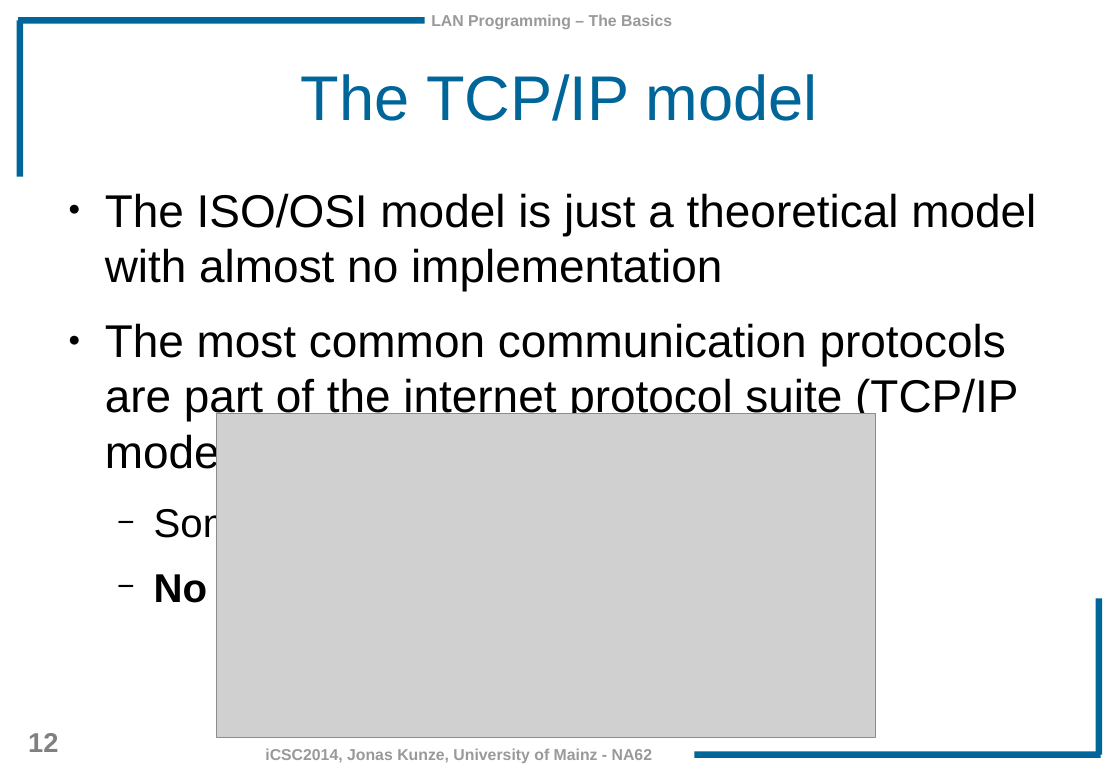
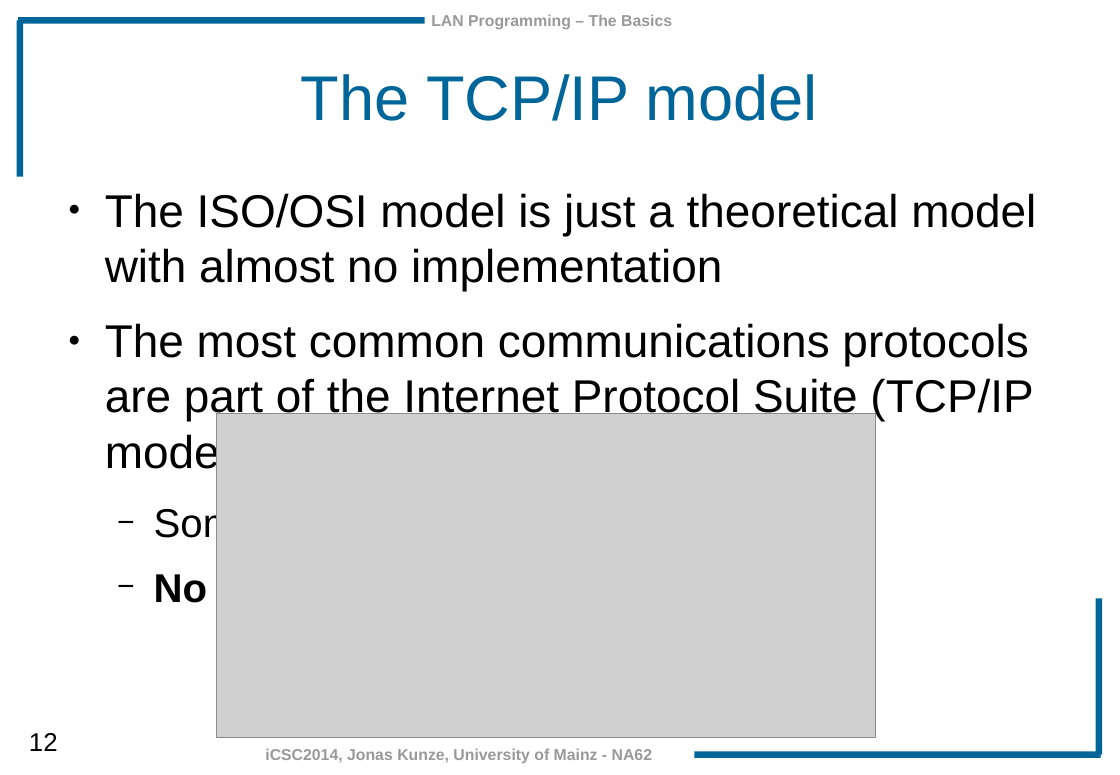
Before and after one commit to JonasKunze/icsc2014, a slide deck: slide 12 of iCSC-2014-LAN_Programming_Basics.odp. Drawn at 1120x775 pixels with LibreOffice and Linux fonts; fonts in the diff are those of the drawing; grey boxes stand for pictures; background and template pictures are left out. Boxes give left, top, right and bottom in pixels: in the first picture for what was removed or moved away, otherwise in the second. Text is boxed around its words. In the diff, an @@ line names an element or a change of style, - is before the commit and + after.

Commit message:
Typos corrected

```diff
--- a/iCSC-2014-LAN_Programming_Basics.odp
+++ b/iCSC-2014-LAN_Programming_Basics.odp
@@ text at (105,323,1033,477): text changed @@
-● The most common communication protocols are part of the internet protocol suite (TCP/IP model)
+● The most common communications protocols are part of the Internet Protocol Suite (TCP/IP model)
@@ page number at (29,733,58,751): size 19 to 18 pt, text colour #808080 to #000000, bold off @@
```
Also in this commit, not shown: 15 other slides changed.
